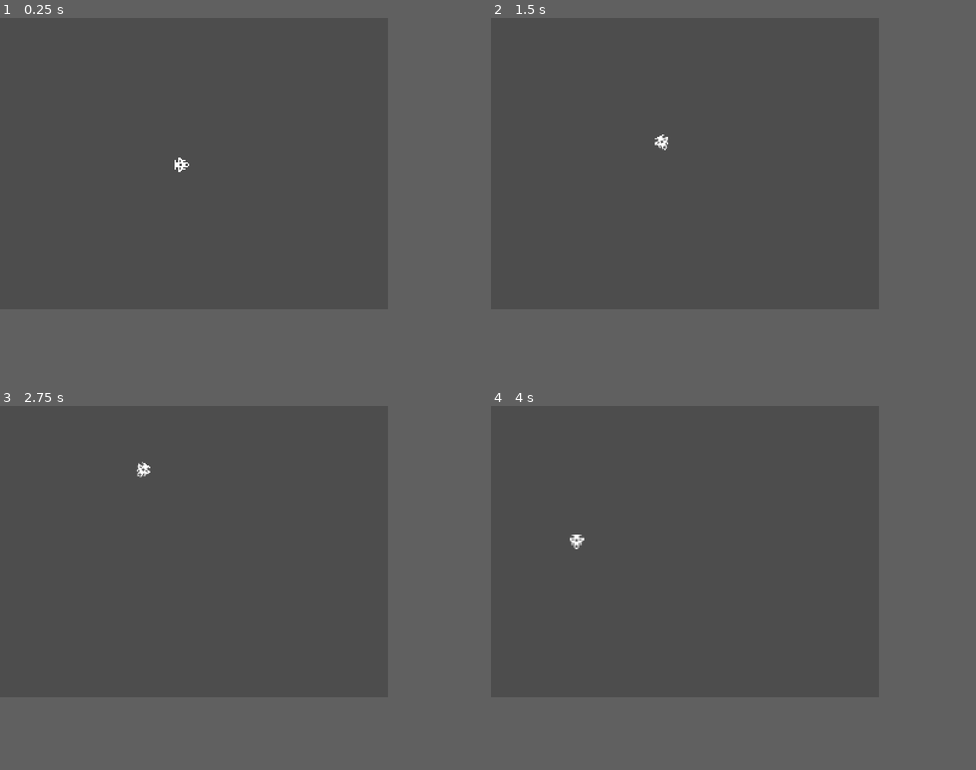
Above: before the commit, frames 1-4 (two rows, left to right).
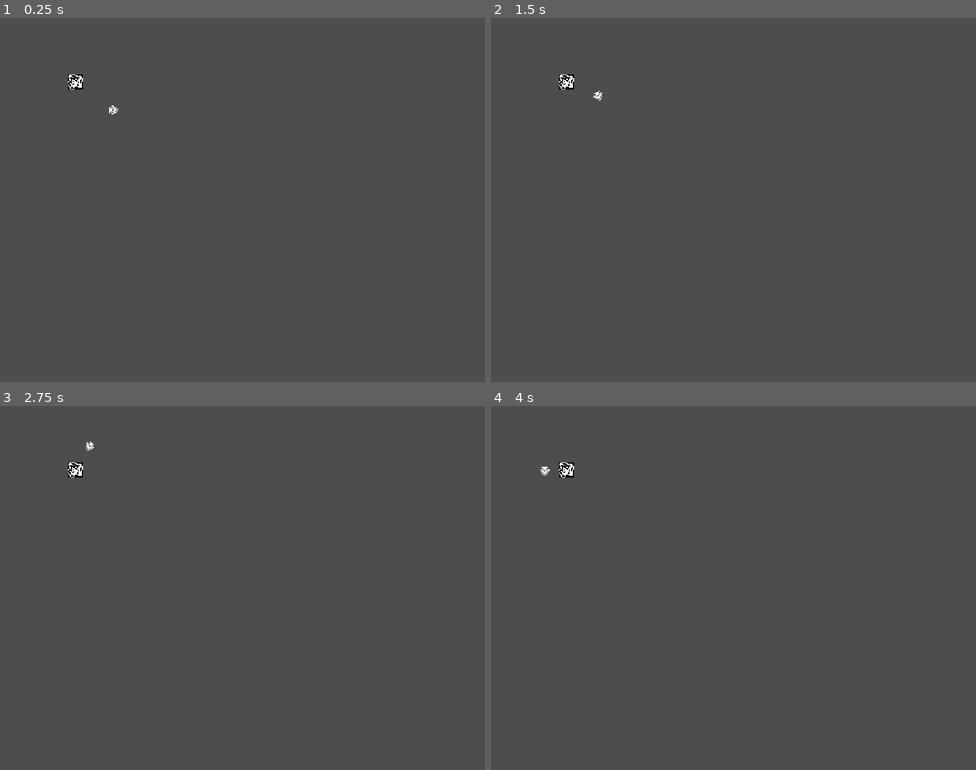
Above: after the commit, the same moments.

Repository: IoLimmer/godot-asteroids
Game: Godot game, scene res://scenes/world.tscn
Same seed, same stepped clock (60 frames per second), same inputs: the game is played once before the commit and once after it.
Inputs:
- Up to frame 1 (0.25 s): no input
- Up to frame 2 (1.5 s): tap Enter at 0.5 s; hold Right (ui_right) 0.53-1.28 s; hold Down (ui_down) from 1.28 s (still down)
- Up to frame 3 (2.75 s): release Down (ui_down) at 2.03 s; hold Right (ui_right) from 2.03 s (still down)
- Up to frame 4 (4 s): release Right (ui_right) at 2.78 s; hold Up (ui_up) 2.78-3.53 s; hold Left (ui_left) from 3.53 s (still down)
In our replay, the window is 640x480 before the commit and 800x600 after it. These sizes can differ from the game's own. Grey fills any space a smaller window leaves; there, only what the larger window draws over its background counts as a difference.

The runs differ from the first frame. In frame 1, 0.2% of the frame differs, in the area x 14-39%, y 15-43%; in frame 2, 0.2%; in frame 3, 0.2%; in frame 4, 0.2%, in the area x 10-20%, y 15-40%.

Commit message:
Added rock

Diff:
--- a/project.godot
+++ b/project.godot
@@ -22,8 +22,8 @@
 
 [display]
 
-window/size/viewport_width=320
-window/size/viewport_height=240
+window/size/viewport_width=640
+window/size/viewport_height=480
 window/size/resizable=false
 window/size/window_width_override=1280
 window/size/window_height_override=960
--- a/scenes/world.tscn
+++ b/scenes/world.tscn
@@ -1,10 +1,14 @@
-[gd_scene load_steps=4 format=3 uid="uid://d3pe0oydjtp63"]
+[gd_scene load_steps=7 format=3 uid="uid://d3pe0oydjtp63"]
 
 [ext_resource type="Script" path="res://scripts/Player.gd" id="1_83ocr"]
 [ext_resource type="Texture2D" uid="uid://1h7ttqr0mge0" path="res://img/placeholders/SPRITES AND SFX/SPRITES/PLAYER.png" id="1_odxlh"]
+[ext_resource type="Texture2D" uid="uid://unef4kgxirgp" path="res://img/placeholders/SPRITES AND SFX/SPRITES/ROCK.png" id="3_3158m"]
+[ext_resource type="Script" path="res://scripts/Rock.gd" id="3_wdr3r"]
 
 [sub_resource type="RectangleShape2D" id="RectangleShape2D_vc7rb"]
 size = Vector2(12, 12)
+
+[sub_resource type="RectangleShape2D" id="RectangleShape2D_mylay"]
 
 [node name="Node2D" type="Node2D"]
 
@@ -18,3 +22,14 @@
 
 [node name="CollisionShape2D" type="CollisionShape2D" parent="Player"]
 shape = SubResource("RectangleShape2D_vc7rb")
+
+[node name="Rock" type="RigidBody2D" parent="."]
+position = Vector2(99, 84)
+gravity_scale = 0.0
+script = ExtResource("3_wdr3r")
+
+[node name="RockSprite" type="Sprite2D" parent="Rock"]
+texture = ExtResource("3_3158m")
+
+[node name="CollisionShape2D" type="CollisionShape2D" parent="Rock"]
+shape = SubResource("RectangleShape2D_mylay")
